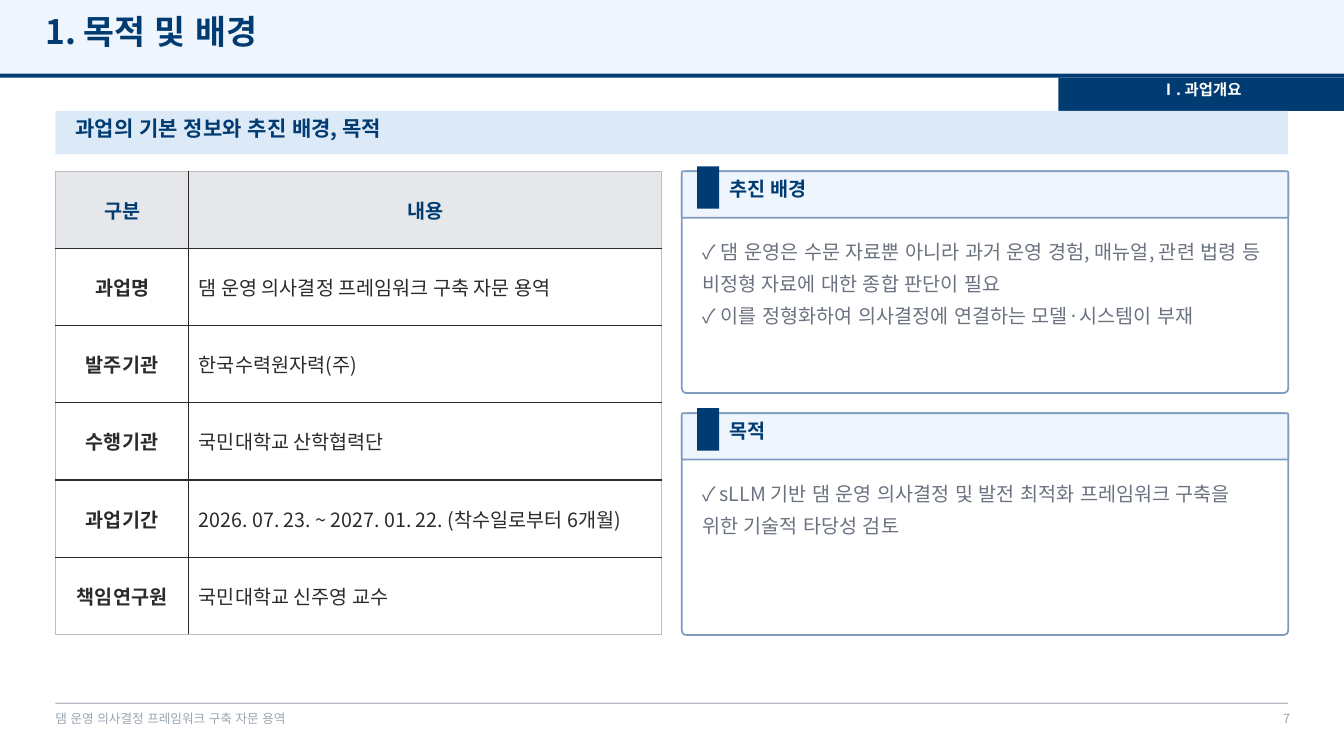
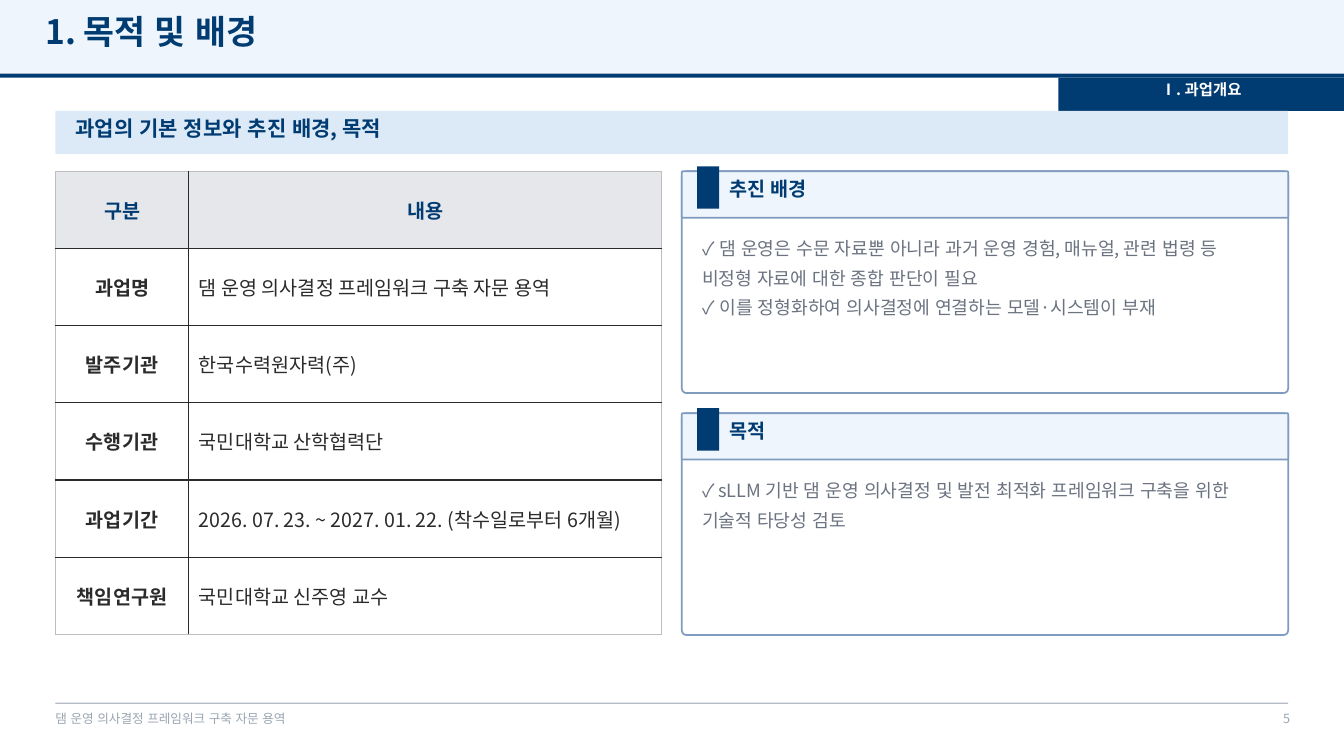
Before and after one commit to mkm1119/KGRAG-LLM, a slide deck: slide 5 of project_khnp/2026.12.09_최종보고회_발표자료_템플릿.pptx (slide 7 before the commit). Drawn at 1344x756 pixels with LibreOffice and Linux fonts; fonts in the diff are those of the drawing; background and template pictures are left out. Boxes give left, top, right and bottom in pixels: in the first picture for what was removed or moved away, otherwise in the second. Text is boxed around its words. In the diff, an @@ line names an element or a change of style, - is before the commit and + after.

```diff
--- a/project_khnp/2026.12.09_최종보고회_발표자료_템플릿.pptx
+++ b/project_khnp/2026.12.09_최종보고회_발표자료_템플릿.pptx
@@ text "✓ 댐 운영은 수문 자료뿐 ..." at (702, 240, 1218, 316): size 14 to 13 pt @@
@@ text "✓ sLLM 기반 댐 운영 ..." at (702, 482, 1228, 529): size 14 to 13 pt @@
@@ page number at (1283, 714, 1290, 723): text changed @@
-7
+5
```
Also in this commit, not shown: 15 other slides changed, 2 slides added, 2 slides removed, 1 other file.
